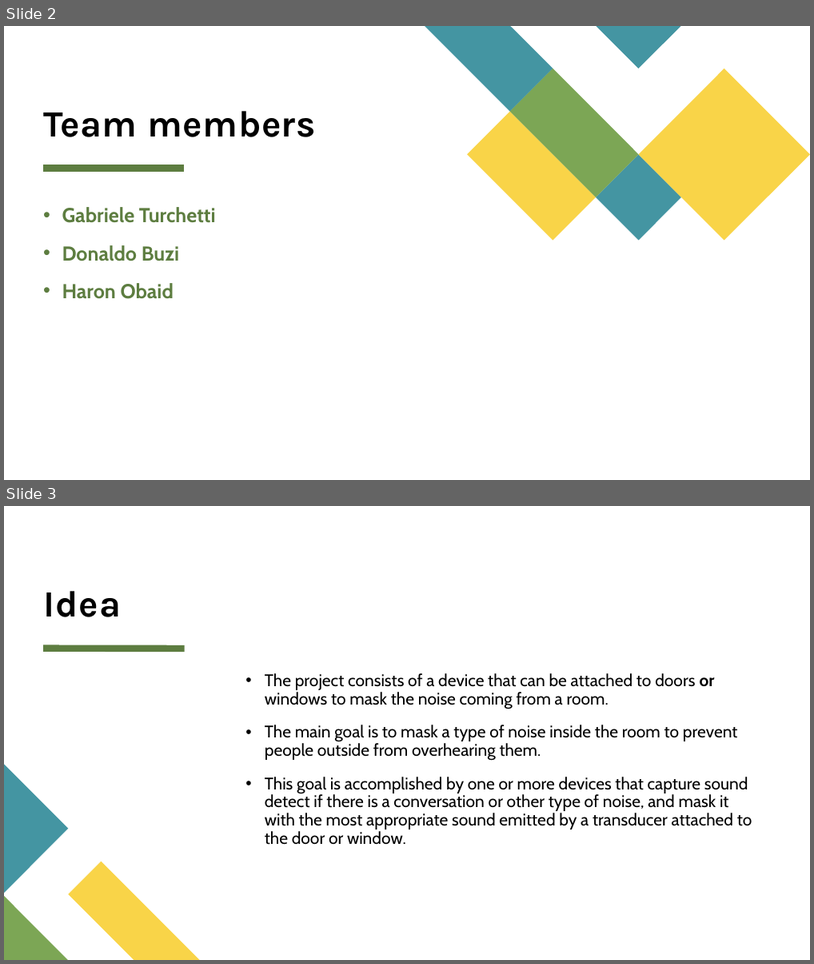
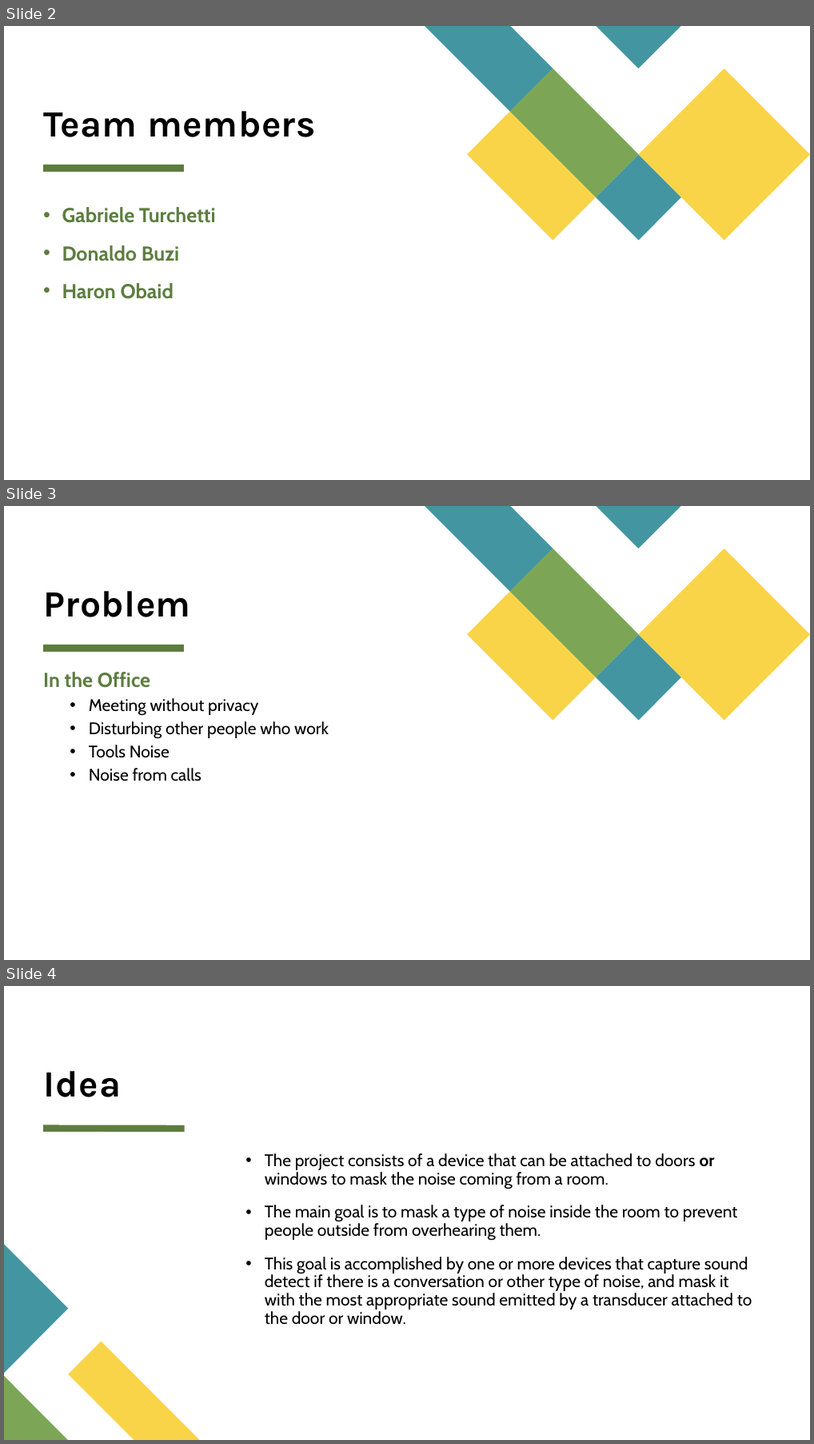
Before and after one commit to AldoBuzi/privacy-shield, a slide deck: docs/Privacy Shield.pptx. Shown one above the other, each under a label of ours: slides 2 and 3 before the commit, slides 2, 3 and 4 after it. The pictures are 814x964 and 814x1444 pixels, drawn with LibreOffice and Linux fonts; fonts in the diff are those of the drawing. Boxes give left, top, right and bottom in pixels: in the first picture for what was removed or moved away, otherwise in the second. Text is boxed around its words. In the diff, an @@ line names an element or a change of style, - is before the commit and + after.

Commit message:
adding Problems to pptx

```diff
--- a/docs/Privacy Shield.pptx
+++ b/docs/Privacy Shield.pptx
@@ slide 3 added at box(4, 506, 810, 960), background #FFFFFF; not listed: 6 template elements that a slide beside it also shows @@
@@ title added at box(43, 591, 191, 617), 44 pt, text #000000, bold @@
+Problem
@@ text added at box(43, 672, 329, 781), 20 pt, text #000000 @@
+In the Office
+  • Meeting without privacy
+  • Disturbing other people who work
+  • Tools Noise
+  • Noise from calls
@@ what was slide 3 is now slide 4 @@
```
